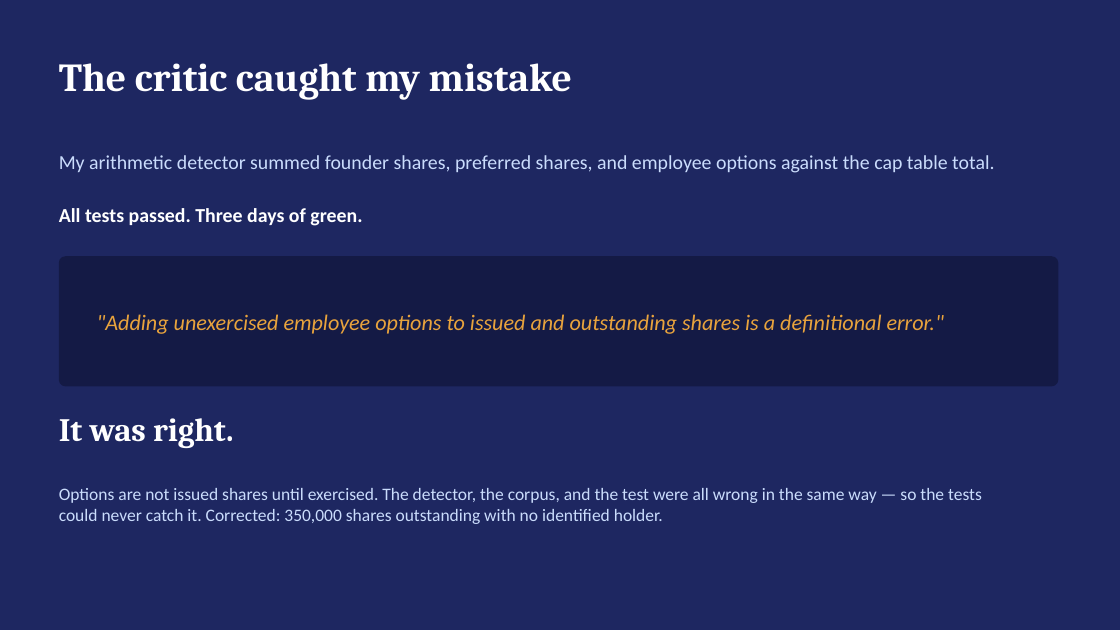
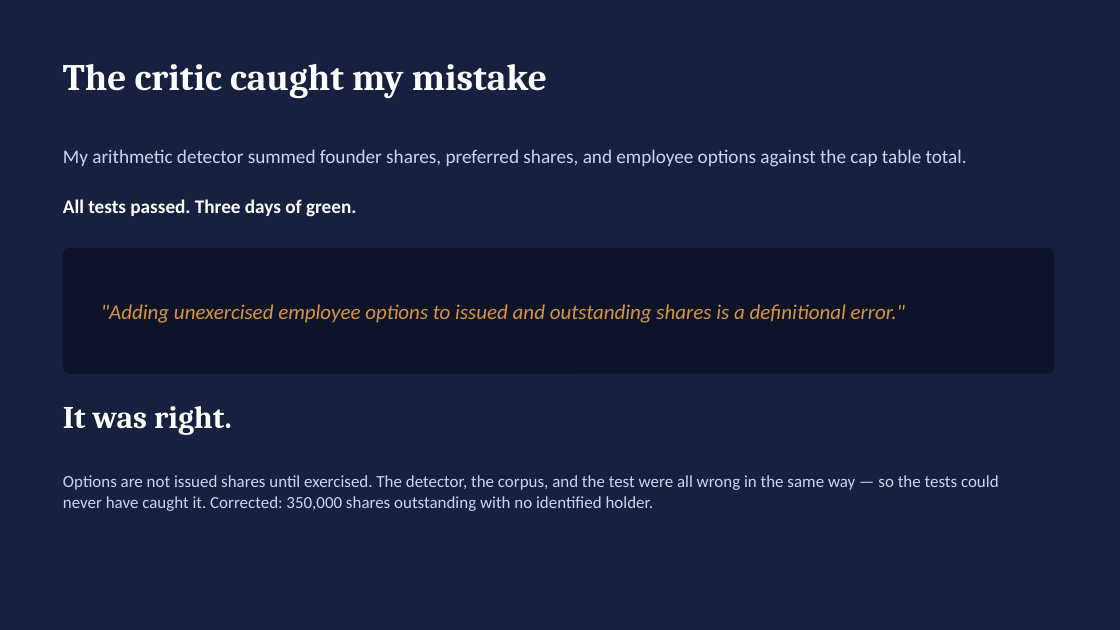
Before and after one commit to harnoorcodes/loupe, a slide deck: slide 9 of docs/loupe-presentation.pptx (slide 10 before the commit). Drawn at 1120x630 pixels with LibreOffice and Linux fonts; fonts in the diff are those of the drawing. Boxes give left, top, right and bottom in pixels: in the first picture for what was removed or moved away, otherwise in the second. Text is boxed around its words. In the diff, an @@ line names an element or a change of style, - is before the commit and + after.

Commit message:
Documentation, evaluation, and presentation updated to measured results
- Recall 7/15 (47%), noise 1/9, from a cached reproducible run
- Reference-driven gap detection: catches a document the corpus asserts
  exists by name and date but does not contain
- Ablation regenerated: pair detector -3 defects, critic trades 2 defects
  for 7 false positives, tension detector contributes nothing
- Run-to-run variance documented rather than smoothed over
- Interface screenshots, rebuilt 12-slide deck, revised demo script
- FastAPI dependency defaults exempted from B008

```diff
--- a/docs/loupe-presentation.pptx
+++ b/docs/loupe-presentation.pptx
@@ background #1E2761 to #16203F @@
@@ text "The critic caught my mistake" at (63,64,547,98): size 34 to 32 pt @@
@@ text "My arithmetic detector summed founder ..." at (63,149,967,167): size 17 to 16.5 pt, text colour #CADCFC to #C9D6F2 @@
@@ text "All tests passed. Three days ...": place and size @@
-text "All tests passed. Three days ..." at (59,208,362,226)
+text "All tests passed. Three days ..." at (63,199,356,217)
@@ text "All tests passed. Three days ..." at (63,199,356,217): size 17 to 16.5 pt @@
@@ rounded rectangle: place and size @@
-rounded rectangle at (59,256,1059,386)
+rounded rectangle at (63,248,1054,374)
@@ rounded rectangle at (63,248,1054,374): fill #141A45 to #0D1329; proportions changed @@
@@ text ""Adding unexercised employee options to ...": place and size @@
-text ""Adding unexercised employee options to ..." at (97,314,944,334)
+text ""Adding unexercised employee options to ..." at (101,304,905,323)
@@ text ""Adding unexercised employee options to ..." at (101,304,905,323): size 19 to 18 pt, text colour #E8A33D to #D99441 @@
@@ text "It was right.": place and size @@
-text "It was right." at (59,418,234,448)
+text "It was right." at (63,406,232,435)
@@ text "It was right." at (63,406,232,435): size 28 to 27 pt @@
@@ text at (63,475,999,511): text changed; size 15 to 14.5 pt; text colour #CADCFC to #C9D6F2 @@
-Options are not issued shares until exercised. The detector, the corpus, and the test were all wrong in the same way — so the tests could never catch it. Corrected: 350,000 shares outstanding with no identified holder.
+Options are not issued shares until exercised. The detector, the corpus, and the test were all wrong in the same way — so the tests could never have caught it. Corrected: 350,000 shares outstanding with no identified holder.
```
Also in this commit, not shown: 8 other slides changed, 3 slides added, 3 slides removed, 18 other files.
